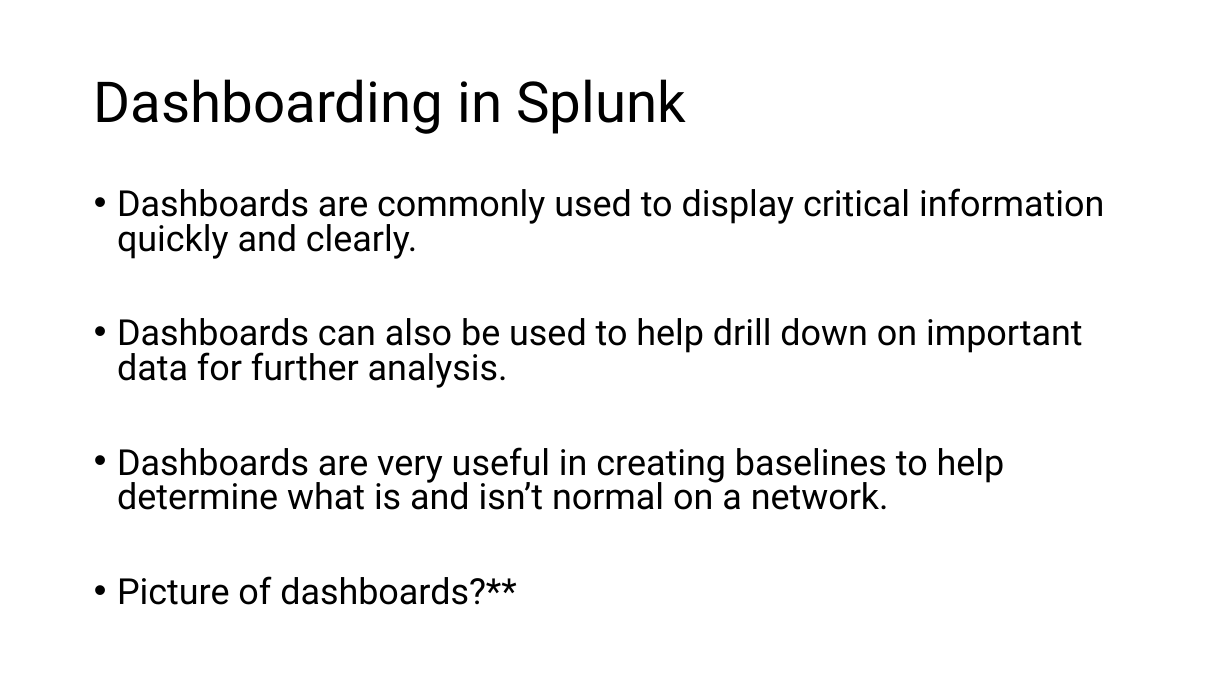
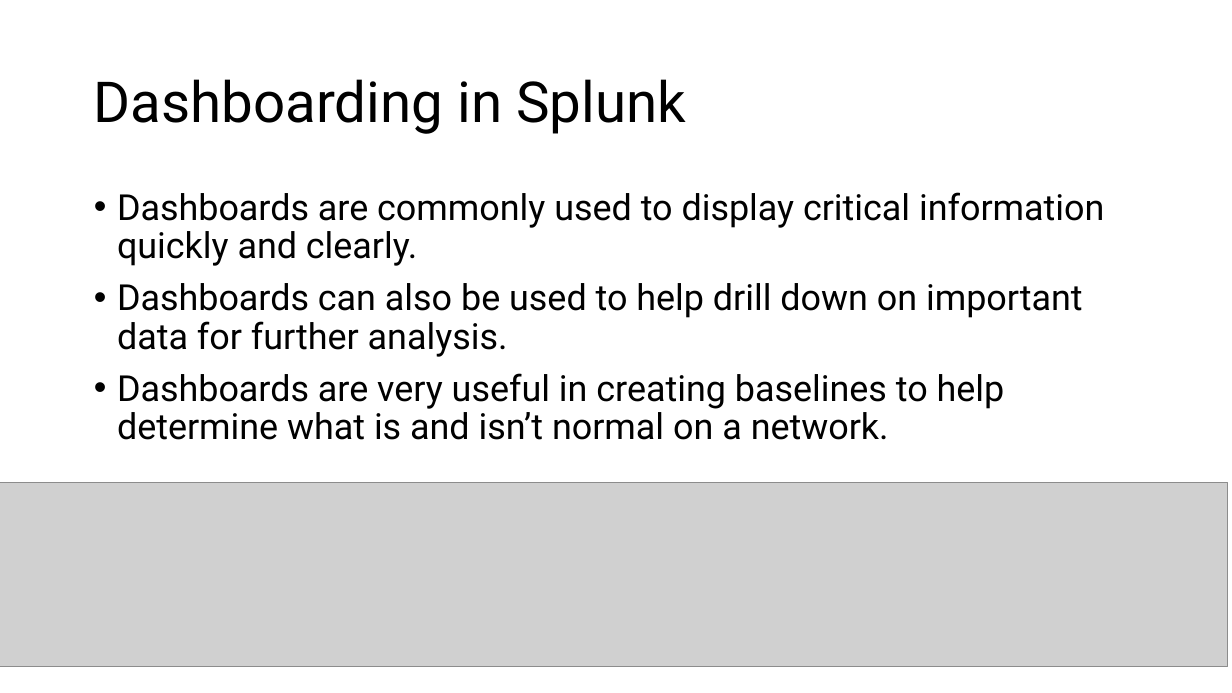
Before and after one commit to G1useppe/65sch00l, a slide deck: slide 6 of host/Splunk/Training Cell - Conversion course - Splunk.pptx. Drawn at 1232x693 pixels with LibreOffice and Linux fonts; fonts in the diff are those of the drawing; grey boxes stand for pictures. Boxes give left, top, right and bottom in pixels: in the first picture for what was removed or moved away, otherwise in the second. Text is boxed around its words. In the diff, an @@ line names an element or a change of style, - is before the commit and + after.

Commit message:
updated Splunk

```diff
--- a/host/Splunk/Training Cell - Conversion course - Splunk.pptx
+++ b/host/Splunk/Training Cell - Conversion course - Splunk.pptx
@@ text "Dashboards are commonly used to ..." at [117,192,1104,440]: line spacing 0.8 to 0.9 @@
@@ picture added at [0,482,1228,666] @@
@@ text at [117,576,517,605]: paragraph removed @@
-• Picture of dashboards?**
```
Also in this commit, not shown: 2 other slides changed.
